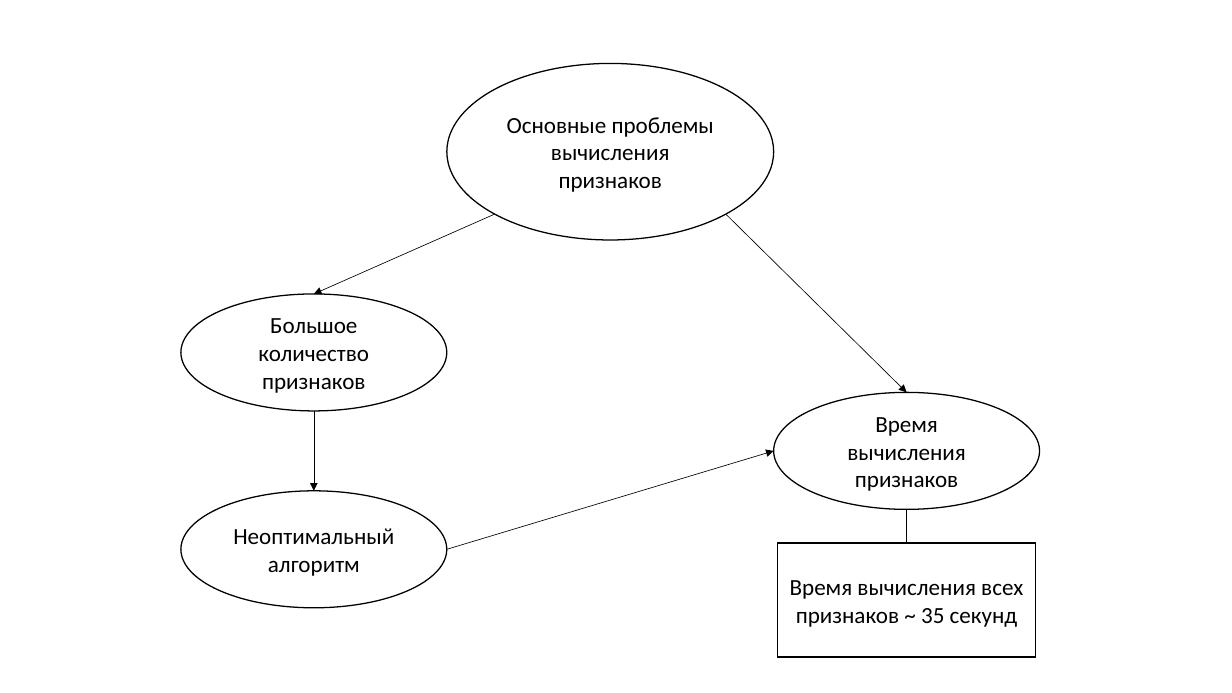
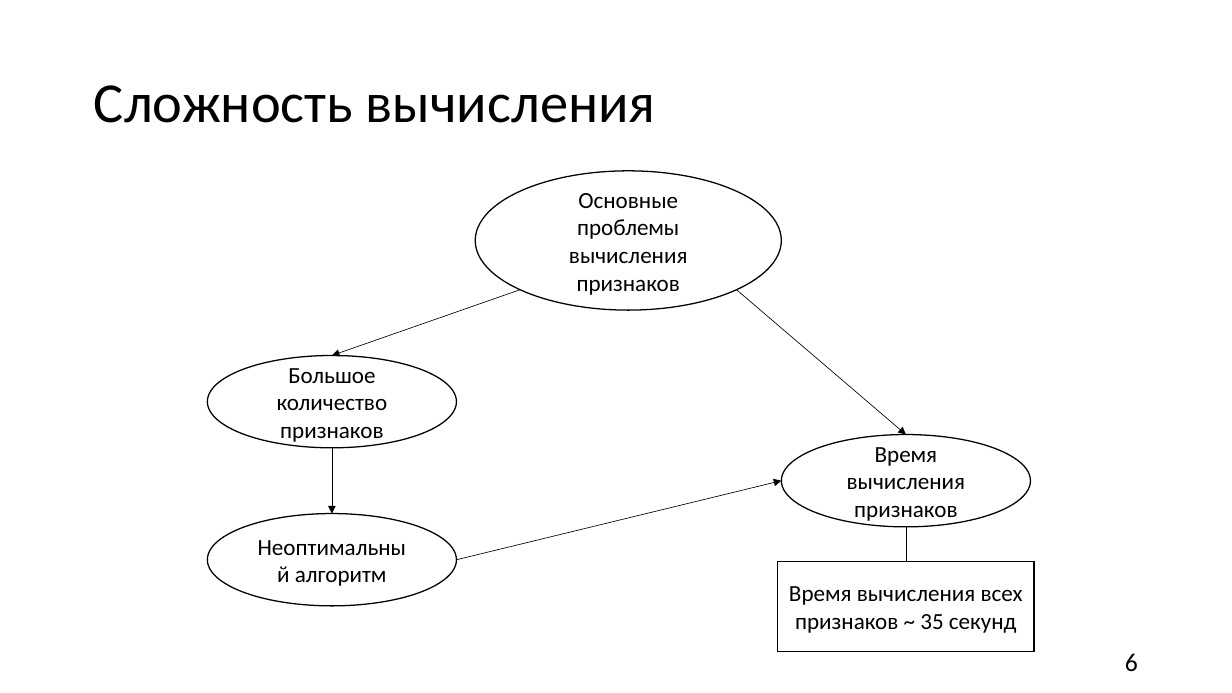
Before and after one commit to MYIIIKET/Diplom, a slide deck: slide 6 of Main/Презентация.pptx. Drawn at 1232x693 pixels with LibreOffice and Linux fonts; fonts in the diff are those of the drawing. Boxes give left, top, right and bottom in pixels: in the first picture for what was removed or moved away, otherwise in the second. Text is boxed around its words. In the diff, an @@ line names an element or a change of style, - is before the commit and + after.

```diff
--- a/Main/Презентация.pptx
+++ b/Main/Презентация.pptx
@@ title added at [94, 85, 656, 123], 44 pt, text #000000 @@
+Сложность вычисления
@@ ellipse "Основные проблемы вычисления признаков": place and size @@
-ellipse "Основные проблемы вычисления признаков" at [447, 64, 775, 240]
+ellipse "Основные проблемы вычисления признаков" at [475, 171, 781, 311]
@@ arrow moved from (494, 214) - (314, 294) to (520, 290) - (332, 356) @@
@@ arrow moved from (726, 214) - (907, 393) to (737, 290) - (906, 434) @@
@@ ellipse "Большое количество признаков": place and size @@
-ellipse "Большое количество признаков" at [181, 294, 447, 411]
+ellipse "Большое количество признаков" at [207, 356, 457, 448]
@@ arrow moved from (314, 411) - (314, 491) to (332, 448) - (332, 514) @@
@@ ellipse "Время вычисления признаков": place and size @@
-ellipse "Время вычисления признаков" at [774, 393, 1040, 510]
+ellipse "Время вычисления признаков" at [782, 434, 1031, 527]
@@ arrow moved from (447, 550) - (774, 451) to (457, 560) - (782, 481) @@
@@ ellipse "Неоптимальный алгоритм": place and size @@
-ellipse "Неоптимальный алгоритм" at [181, 491, 447, 608]
+ellipse "Неоптимальный алгоритм" at [207, 514, 457, 606]
@@ line moved from (907, 509) - (907, 543) to (906, 527) - (906, 561) @@
@@ rectangle "Время вычисления всех признаков ~ ...": place and size @@
-rectangle "Время вычисления всех признаков ~ ..." at [778, 543, 1036, 657]
+rectangle "Время вычисления всех признаков ~ ..." at [778, 561, 1034, 651]
@@ page number added at [1125, 653, 1138, 672], 20 pt, text #000000 @@
+6
```
Also in this commit, not shown: 14 other slides changed, 8 slides added, 10 slides removed, 5 other files.
